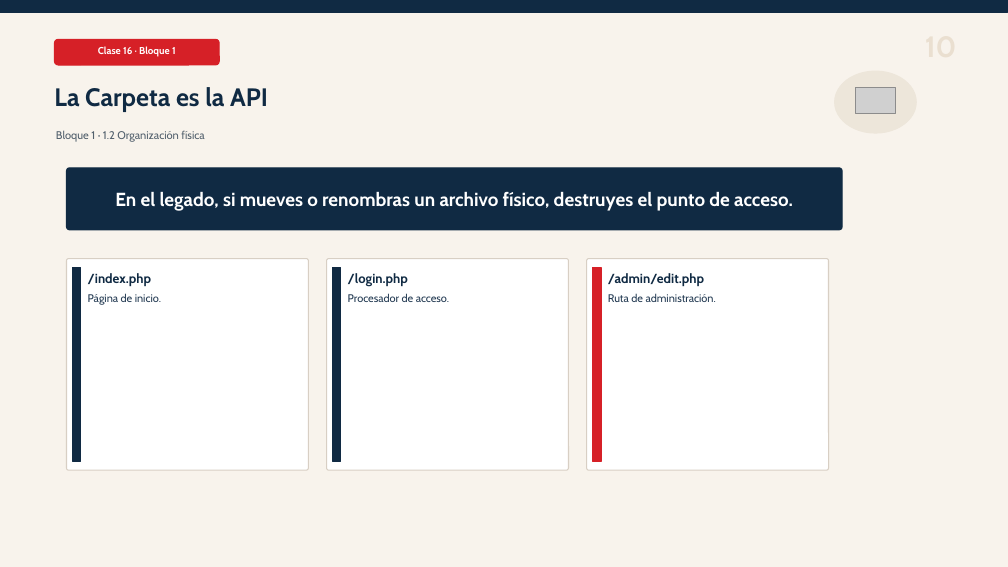
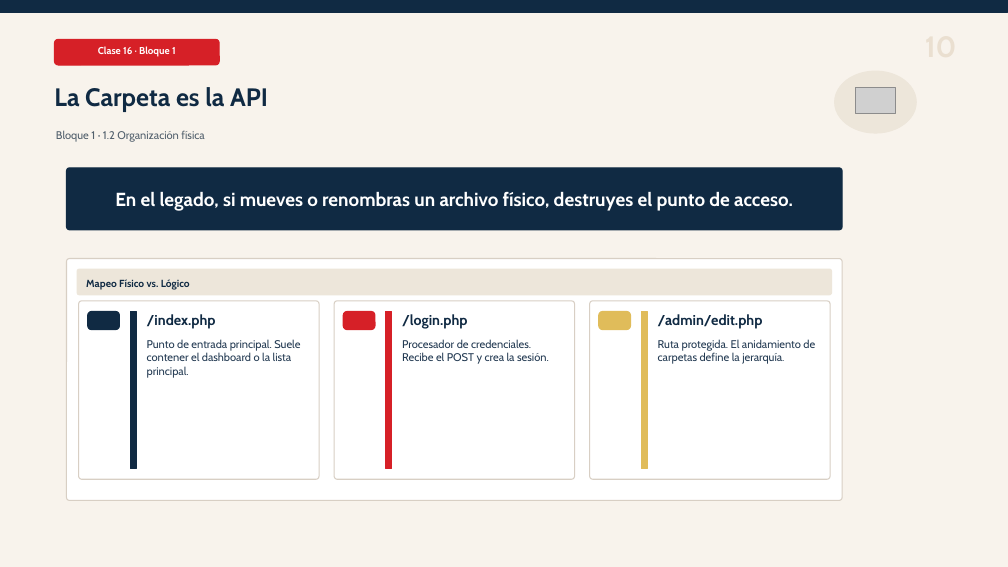
Before and after one commit to Dieg0Code/PRO301_Taller_de_Aplicaciones_para_Internet, a slide deck: slide 10 of clases/semana-06/01/ppt/Clase-16-Legacy-PHP.pptx. Drawn at 1008x567 pixels with LibreOffice and Linux fonts; fonts in the diff are those of the drawing; grey boxes stand for pictures. Boxes give left, top, right and bottom in pixels: in the first picture for what was removed or moved away, otherwise in the second. Text is boxed around its words. In the diff, an @@ line names an element or a change of style, - is before the commit and + after.

```diff
--- a/clases/semana-06/01/ppt/Clase-16-Legacy-PHP.pptx
+++ b/clases/semana-06/01/ppt/Clase-16-Legacy-PHP.pptx
@@ rounded rectangle: place and size @@
-rounded rectangle at bbox=[67, 259, 309, 470]
+rounded rectangle at bbox=[67, 259, 842, 501]
@@ rounded rectangle added at bbox=[77, 269, 832, 295], fill #EDE6DA, outline #EDE6DA 1 pt @@
@@ text added at bbox=[86, 279, 190, 290], 9.8 pt, text #102A43, bold @@
+Mapeo Físico vs. Lógico
@@ text in rounded rectangle at bbox=[88, 293, 161, 305]: text removed @@
-Página de inicio.
@@ text removed at bbox=[348, 293, 449, 302] @@
-Procesador de acceso.
@@ text removed at bbox=[608, 293, 716, 302] @@
-Ruta de administración.
@@ rounded rectangle: place and size @@
-rounded rectangle at bbox=[88, 293, 161, 305]
+rounded rectangle at bbox=[79, 301, 319, 479]
@@ rounded rectangle at bbox=[79, 301, 319, 479]: fill none to #FFFFFF; outline none to #D8CFC4 1 pt @@
@@ rounded rectangle added at bbox=[88, 312, 119, 330], fill #102A43, outline #102A43 1 pt @@
@@ rectangle: place and size @@
-rectangle at bbox=[73, 268, 81, 461]
+rectangle at bbox=[130, 312, 136, 469]
@@ size 12.5 to 13.6 pt in 3 elements at bbox=[658, 314, 763, 329], bbox=[402, 314, 467, 329], bbox=[147, 314, 216, 329] @@
@@ text "/index.php": place and size @@
-text "/index.php" at bbox=[88, 273, 151, 287]
+text "/index.php" at bbox=[147, 314, 216, 329]
@@ proportions changed in 3 elements at bbox=[67, 259, 842, 501], bbox=[590, 301, 830, 479], bbox=[334, 301, 575, 479] @@
@@ rounded rectangle: place and size @@
-rounded rectangle at bbox=[327, 259, 569, 470]
+rounded rectangle at bbox=[334, 301, 575, 479]
@@ rounded rectangle added at bbox=[343, 312, 375, 330], fill #D62027, outline #D62027 1 pt @@
@@ rectangle: place and size @@
-rectangle at bbox=[333, 268, 341, 461]
+rectangle at bbox=[386, 312, 392, 469]
@@ rectangle at bbox=[386, 312, 392, 469]: fill #102A43 to #D62027; outline #102A43 1 pt to #D62027 1 pt @@
@@ text "/login.php": place and size @@
-text "/login.php" at bbox=[348, 273, 408, 287]
+text "/login.php" at bbox=[402, 314, 467, 329]
@@ rounded rectangle: place and size @@
-rounded rectangle at bbox=[587, 259, 829, 470]
+rounded rectangle at bbox=[590, 301, 830, 479]
@@ rounded rectangle added at bbox=[599, 312, 631, 330], fill #E0BC5A, outline #E0BC5A 1 pt @@
@@ rectangle: place and size @@
-rectangle at bbox=[593, 268, 601, 461]
+rectangle at bbox=[641, 312, 647, 469]
@@ rectangle at bbox=[641, 312, 647, 469]: fill #D62027 to #E0BC5A; outline #D62027 1 pt to #E0BC5A 1 pt @@
@@ text "/admin/edit.php": place and size @@
-text "/admin/edit.php" at bbox=[608, 273, 704, 287]
+text "/admin/edit.php" at bbox=[658, 314, 763, 329]
@@ text added at bbox=[147, 339, 300, 378], 10.6 pt, text #243B53 @@
+Punto de entrada principal. Suele contener el dashboard o la lista principal.
@@ text added at bbox=[402, 339, 549, 364], 10.6 pt, text #243B53 @@
+Procesador de credenciales. Recibe el POST y crea la sesión.
@@ text added at bbox=[658, 339, 815, 364], 10.6 pt, text #243B53 @@
+Ruta protegida. El anidamiento de carpetas define la jerarquía.
```
Also in this commit, not shown: 3 other slides changed, 32 slides added, 2 other files.
